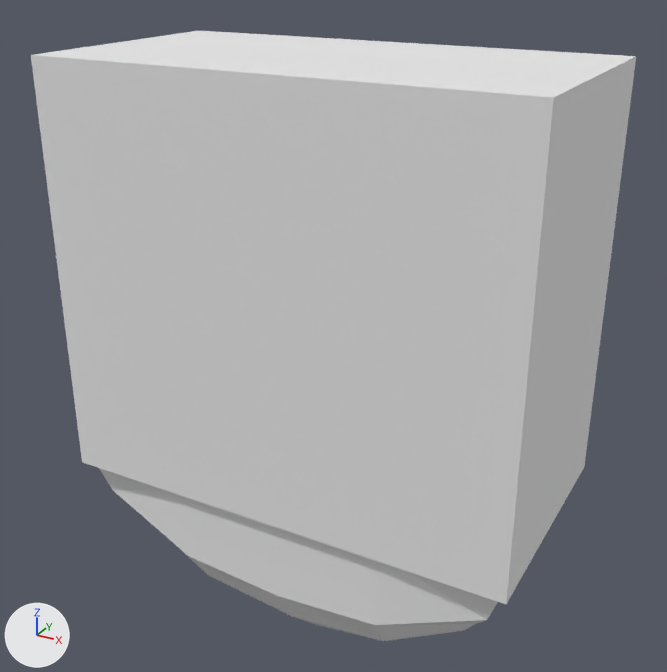
The OBJ model DirectX12CG/Resources/eraser/eraser.obj: old version first, new version second.
Rendered twice from a 50 mm camera at (1.43, -2.59, 1.4) aimed at (-0.01, 0.04, 0.09). Arrows for +X, +Y and +Z are at lower left; the lights stay in place. Where no turn or scale is listed for an object, it has been applied to the vertices.

Names of what the first picture shows: '立方体.011'.
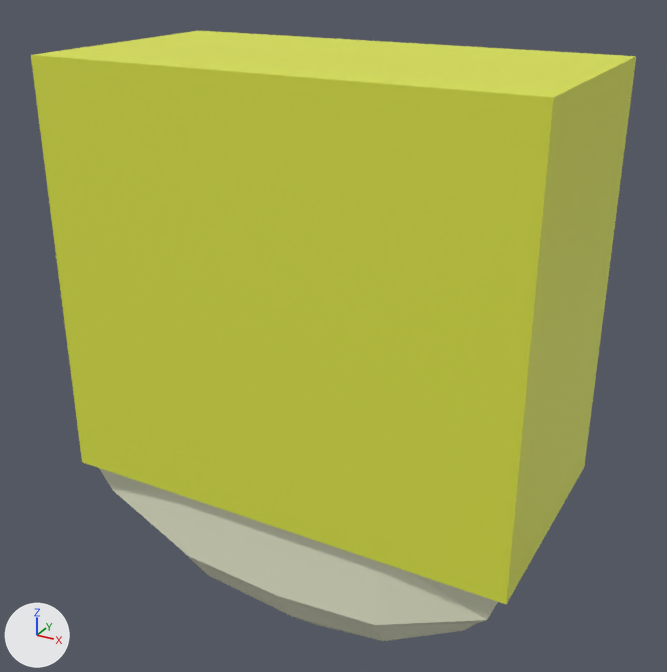
The newer file is also turned or shifted as a whole; pictures and numbers use the older file's frame.

Where the change shows, as pixel boxes [x1, y1, x2, y2] in the pictures (667 x 672 px):
'立方体.011', surface changed (grey to yellow)
    both: [31, 31, 636, 641]

What the commit changed:
Picture 'eraser.png' (img_eraser_png) is new.
In material 'マテリアル.007' (mat_マテリアル_007), base_color is no longer (0.8, 0.8, 0.8), white #e7e7e7.
In material 'マテリアル.007' (mat_マテリアル_007), roughness goes from 1.0 to 0.5.
In material 'マテリアル.007' (mat_マテリアル_007), texture is now set to img_eraser_png.
